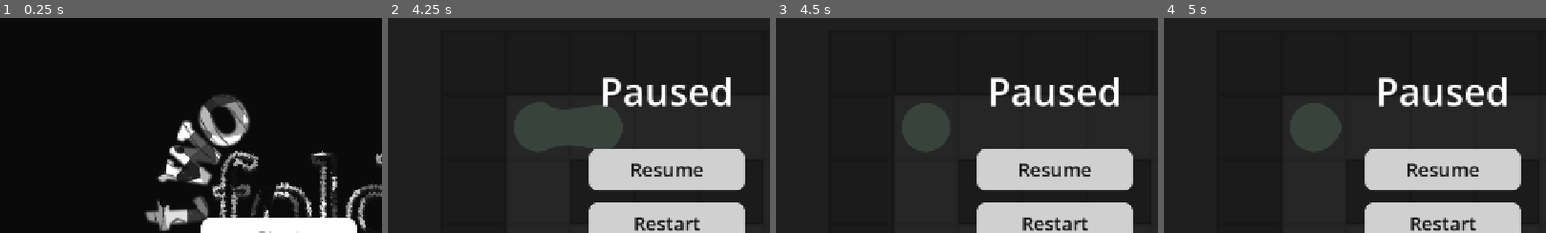
Above: before the commit, frames 1-4 (left to right).
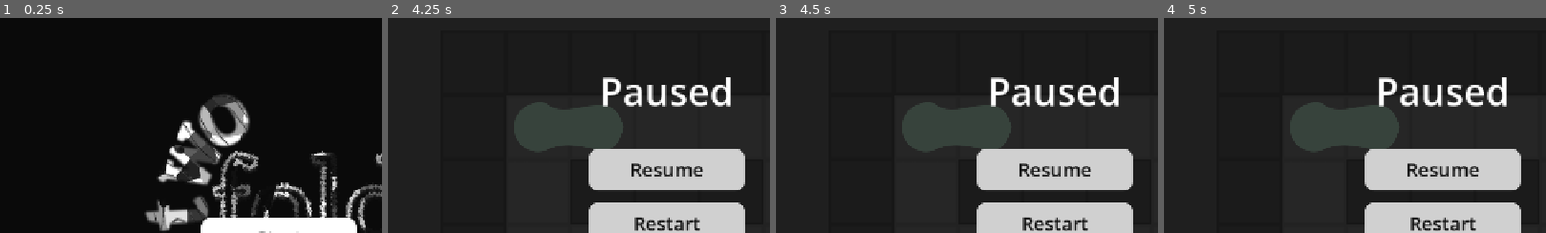
Above: after the commit, the same moments.

Repository: LowPolyPhosphorus/twofold
Game: Godot game, scene res://main.tscn
Same seed, same stepped clock (60 frames per second), same inputs: the game is played once before the commit and once after it.
Inputs (mouse positions are % of the whole screen's width and height, from its top left):
- Up to frame 1 (0.25 s): no input
- Up to frame 2 (4.25 s): tap Enter (ui_accept) at 0.5, 0.77, 1.52, 2.75, 3.02, 3.77 s; move the mouse to (72, 45) at 0.52 s; hold Right (ui_right) 0.53-1.28 s; tap R at 0.6, 2.1, 3.6 s; click (72, 45) at 0.67 s; move the mouse to (30, 55) at 1.27 s; hold Down (ui_down) 1.28-2.03 s; tap Z at 1.35, 2.85 s; click (30, 55) at 1.42 s; move the mouse to (60, 28) at 2.02 s; hold Right (ui_right) 2.03-2.78 s; click (60, 28) at 2.17 s; move the mouse to (45, 70) at 2.77 s; hold Up (ui_up) 2.78-3.53 s; click (45, 70) at 2.92 s; move the mouse to (80, 65) at 3.52 s; hold Left (ui_left) from 3.53 s (still down); click (80, 65) at 3.67 s; tap Escape at 4.15 s
- Up to frame 3 (4.5 s): keep holding Left (ui_left); move the mouse to (20, 35) at 4.27 s; tap Z at 4.35 s; click (20, 35) at 4.42 s
- Up to frame 4 (5 s): keep holding Left (ui_left); tap Enter (ui_accept) at 4.52 s
The pictures show only the part of the screen within x 14-64%, y 10-60%; the shares and areas given below are measured in that part.

Frames 1-2 are identical in both runs. In frame 3, 2.9% of the frame differs, in the area x 39-62%, y 39-61%; in frame 4, 2.8%.

Commit message:
Fix pause menu input order

Diff:
--- a/main.gd
+++ b/main.gd
@@ -148,6 +148,21 @@
 			on_title = false
 			queue_redraw()
 		return
+	if paused:
+		if event is InputEventKey and event.pressed and not event.echo and event.keycode == KEY_ESCAPE:
+			paused = false
+		elif event is InputEventMouseButton and event.pressed and event.button_index == MOUSE_BUTTON_LEFT:
+			var pm := get_local_mouse_position()
+			if pause_rect(0).has_point(pm):
+				paused = false
+			elif pause_rect(1).has_point(pm):
+				paused = false
+				load_level()
+			elif pause_rect(2).has_point(pm):
+				paused = false
+				on_title = true
+		queue_redraw()
+		return
 	if event is InputEventKey and event.pressed and not event.echo:
 		if event.keycode == KEY_ESCAPE:
 			paused = true
@@ -202,6 +217,8 @@
 	sync_vis()
 	history.append(before)
 	check_win()
+	if won:
+		save_win()
 	queue_redraw()
 
 func tile_center(p: Vector2i) -> Vector2:
